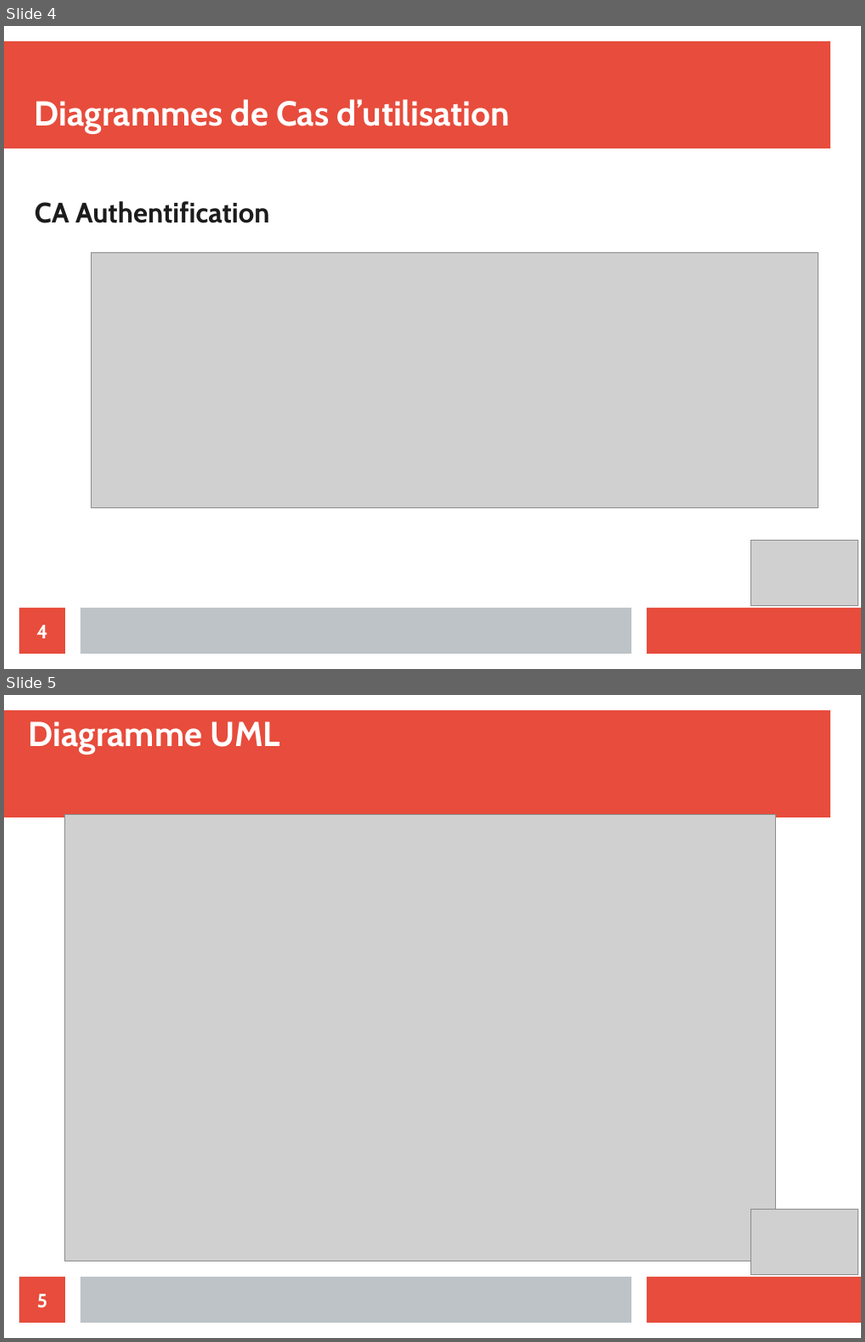
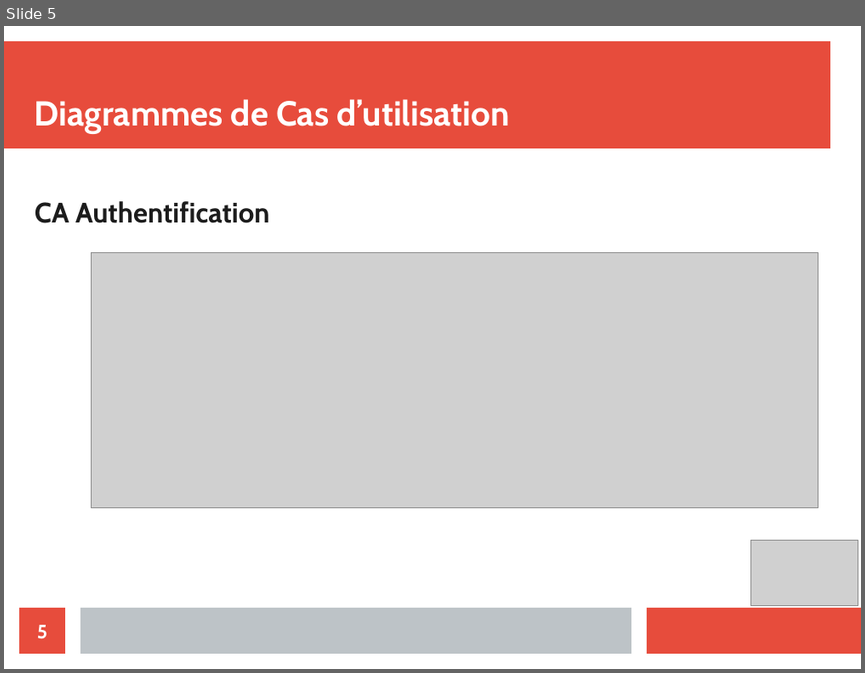
Before and after one commit to Merray/Factory, a slide deck: presentation/presentation FACTORY.odp. Shown one above the other, each under a label of ours: slides 4 and 5 before the commit, slide 5 after it. The pictures are 865x1342 and 865x673 pixels, drawn with LibreOffice and Linux fonts; fonts in the diff are those of the drawing; grey boxes stand for pictures. Boxes give left, top, right and bottom in pixels: in the first picture for what was removed or moved away, otherwise in the second. Text is boxed around its words. In the diff, an @@ line names an element or a change of style, - is before the commit and + after.

```diff
--- a/presentation/presentation FACTORY.odp
+++ b/presentation/presentation FACTORY.odp
@@ slide 5 removed at (4, 695, 861, 1338), background #FFFFFF; not listed: 3 template elements that a slide beside it also shows @@
@@ title removed at (29, 721, 280, 754) @@
-Diagramme UML
@@ picture removed at (65, 815, 775, 1261) @@
@@ picture removed at (751, 1209, 858, 1274) @@
@@ page number removed at (19, 1276, 65, 1322) @@
-5
@@ what was slide 4 is now slide 5 @@
@@ page number at (37, 624, 47, 639): text changed @@
-4
+5
```
Also in this commit, not shown: 4 slides changed, 7 slides added, 1 other slide removed.
